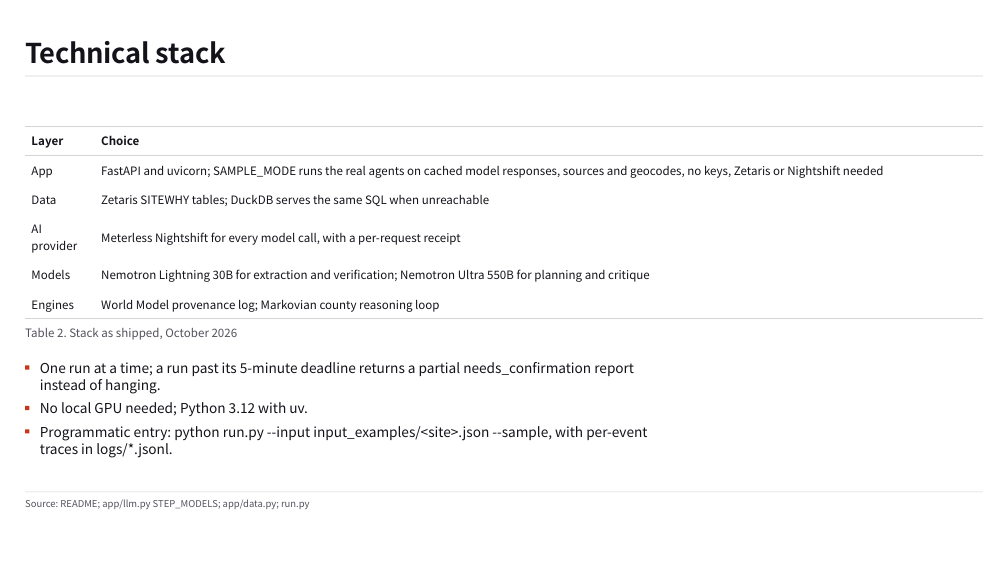
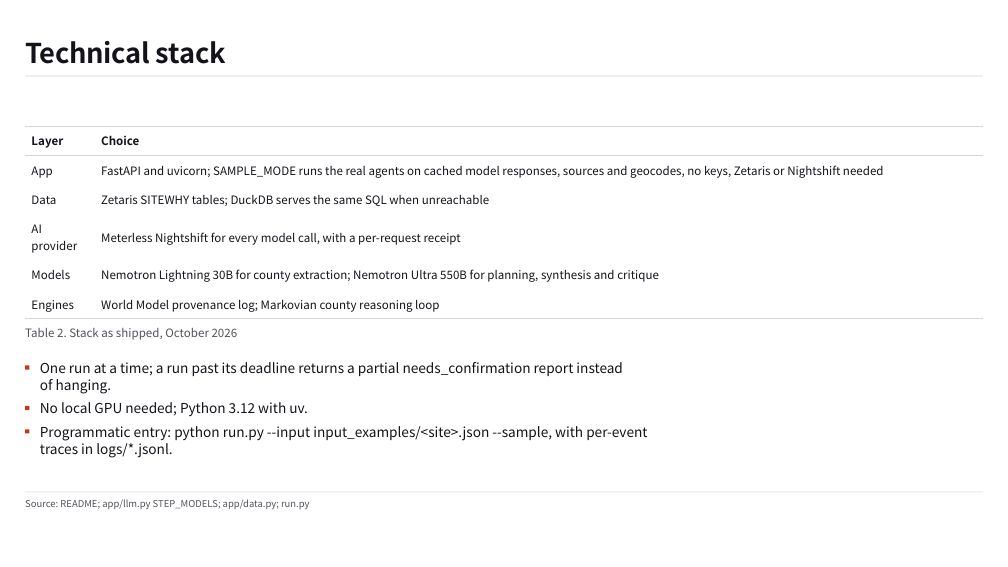
Before and after one commit to wjgoarxiv/sitewhy, a slide deck: slide 6 of submission/deck/sitewhy-deck.pptx. Drawn at 1008x567 pixels with LibreOffice and Linux fonts; fonts in the diff are those of the drawing. Boxes give left, top, right and bottom in pixels: in the first picture for what was removed or moved away, otherwise in the second. Text is boxed around its words. In the diff, an @@ line names an element or a change of style, - is before the commit and + after.

```diff
--- a/submission/deck/sitewhy-deck.pptx
+++ b/submission/deck/sitewhy-deck.pptx
@@ table at (x1=25, y1=126, x2=982, y2=319) @@
-row 5, column 2: Nemotron Lightning 30B for extraction and verification; Nemotron Ultra 550B for planning and critique
+row 5, column 2: Nemotron Lightning 30B for county extraction; Nemotron Ultra 550B for planning, synthesis and critique
@@ text at (x1=40, y1=362, x2=623, y2=394): text changed @@
-One run at a time; a run past its 5-minute deadline returns a partial needs_confirmation report
-instead of hanging.
+One run at a time; a run past its deadline returns a partial needs_confirmation report instead
+of hanging.
```
Also in this commit, not shown: 5 other slides changed, 2 other files.
